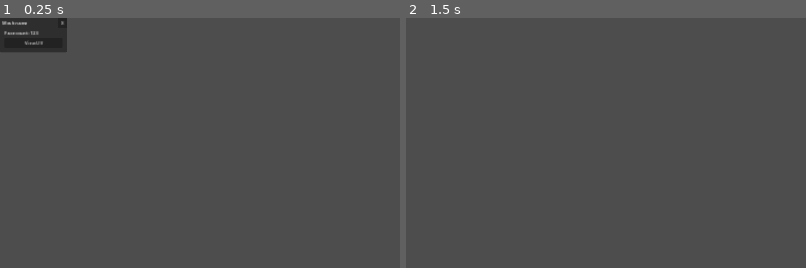
Above: before the commit, frames 1-2 (left to right).
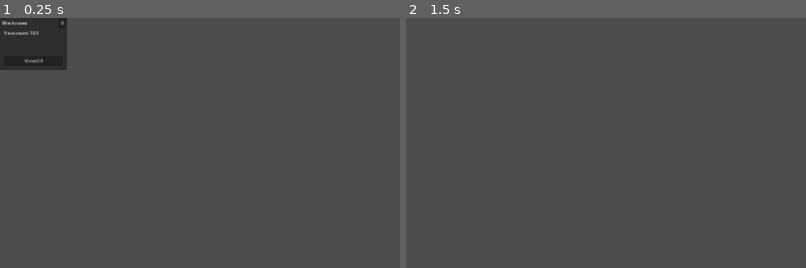
Above: after the commit, the same moments.

Repository: AllenDang/model_explorer_godot4
Game: Godot game, scene res://scene/MeshInfo.tscn
Two runs of this game, one before a commit and one after it. Both use one fixed random seed, a clock stepped at 60 frames per second and the inputs below. This scene is started directly instead of the project's main scene.
Inputs (mouse positions are % of the whole screen's width and height, from its top left):
- Up to frame 1 (0.25 s): no input
- Up to frame 2 (1.5 s): click "X" at 0.5 s; tap Enter at 1.25 s; move the mouse to (72, 45) at 1.27 s; hold Escape (close_popup) from 1.28 s (still down); tap E (explode_meshes) at 1.35 s; click (72, 45) at 1.42 s
The pictures show only the part of the screen within x 0-50%, y 0-50%; the shares and areas given below are measured in that part.

The runs differ from the first frame. In frame 1, 1.1% of the frame differs, in the area x 0-17%, y 9-21%; in frame 2, nothing differs.
Error before the commit: Invalid access to property or key 'name' on a base object of type 'Nil'. (res://scene/MeshInfo.gd:19)
Error after the commit: Invalid access to property or key 'name' on a base object of type 'Nil'. (res://scene/MeshInfo.gd:21)

Commit message:
Add bbox and size info the mesh info window

Diff:
--- a/scene/MeshInfo.gd
+++ b/scene/MeshInfo.gd
@@ -4,6 +4,8 @@
 @onready var CloseButton:Button = $VBoxContainer/HBoxContainer/Button
 @onready var TitleLabel:Label = $VBoxContainer/HBoxContainer/MarginContainer/Label
 @onready var LbFaceCount:Label = $VBoxContainer/MarginContainer/VBoxContainer/LbFaceCount
+@onready var LbSize:Label = $VBoxContainer/MarginContainer/VBoxContainer/LbSize
+@onready var LbBBox:Label = $VBoxContainer/MarginContainer/VBoxContainer/LbBBox
 @onready var BtnViewUV:Button = $VBoxContainer/MarginContainer/VBoxContainer/BtnViewUV
 
 var _mesh:MeshInstance3D
@@ -23,6 +25,10 @@
 	TitleLabel.text = shortName
 	LbFaceCount.text = "Face count: %d" % MeshExt.face_count(_mesh.mesh)
 
+	var aabbSize = _mesh.mesh.get_aabb().size
+	LbBBox.text = "BBox: [%.2f %.2f %.2f]" % [aabbSize.x, aabbSize.y, aabbSize.z]
+	LbSize.text = "Size: %.2f" % aabbSize.length()
+
 func _on_close_button_pressed():
 	queue_free()
 
--- a/scene/MeshInfo.tscn
+++ b/scene/MeshInfo.tscn
@@ -9,7 +9,7 @@
 
 [node name="VBoxContainer" type="VBoxContainer" parent="."]
 offset_right = 241.0
-offset_bottom = 113.0
+offset_bottom = 167.0
 
 [node name="HBoxContainer" type="HBoxContainer" parent="VBoxContainer"]
 offset_right = 241.0
@@ -38,7 +38,7 @@
 [node name="MarginContainer" type="MarginContainer" parent="VBoxContainer"]
 offset_top = 36.0
 offset_right = 241.0
-offset_bottom = 113.0
+offset_bottom = 167.0
 theme_override_constants/margin_left = 16
 theme_override_constants/margin_right = 16
 theme_override_constants/margin_bottom = 16
@@ -46,15 +46,25 @@
 [node name="VBoxContainer" type="VBoxContainer" parent="VBoxContainer/MarginContainer"]
 offset_left = 16.0
 offset_right = 225.0
-offset_bottom = 61.0
+offset_bottom = 115.0
 
 [node name="LbFaceCount" type="Label" parent="VBoxContainer/MarginContainer/VBoxContainer"]
 offset_right = 209.0
 offset_bottom = 26.0
 text = "Face count: 123"
 
-[node name="BtnViewUV" type="Button" parent="VBoxContainer/MarginContainer/VBoxContainer"]
+[node name="LbBBox" type="Label" parent="VBoxContainer/MarginContainer/VBoxContainer"]
 offset_top = 30.0
 offset_right = 209.0
-offset_bottom = 61.0
+offset_bottom = 53.0
+
+[node name="LbSize" type="Label" parent="VBoxContainer/MarginContainer/VBoxContainer"]
+offset_top = 57.0
+offset_right = 209.0
+offset_bottom = 80.0
+
+[node name="BtnViewUV" type="Button" parent="VBoxContainer/MarginContainer/VBoxContainer"]
+offset_top = 84.0
+offset_right = 209.0
+offset_bottom = 115.0
 text = "View UV"
